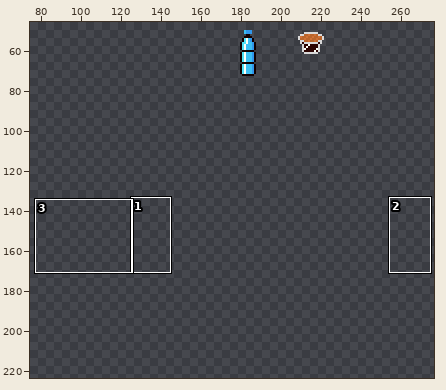
Pixel-art file -- Assets/myAesprite/Cafe_MainMap-export.aseprite. The first picture is a wide view before the edit; the outline marks the close-up.
Close-up. Before:
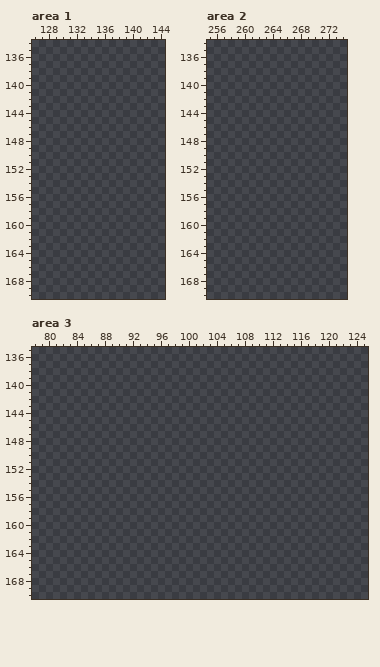
384x256 pixels, 1 frame. Colours within 5 levels of each other are drawn and written as one. Shown: area 1: x 126..144, y 134..170; area 2: x 255..274, y 134..170; area 3: x 78..125, y 135..170. The wide view leaves out empty margins. The commit also changed other parts of the picture, which this record leaves out.
Visible layers, top first: "Item_Espresso", "Item_Water".
Palette (. is transparent): 
New version:
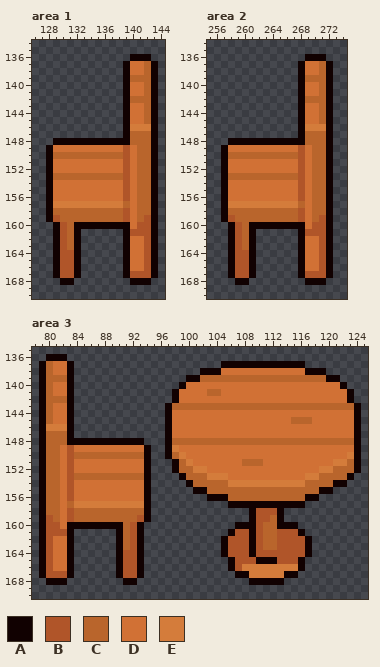
Colours new in this view: A #110101  B #b05529  C #b9652c  D #d17135  E #d47c3b
The exact change:
layer "Cafe_TableAndChair" now shown
Area 1, layer "Cafe_TableAndChair":
y 136: x 140..142 ... -> AAA
y 137..138: x 139..143 ..... -> ADDCA
y 139: x 139..143 ..... -> ACCCA
y 140..141: x 139..143 ..... -> ADDCA
y 142: x 139..143 ..... -> ACCCA
y 143..145: x 139..143 ..... -> ADDCA
y 146: x 139..143 ..... -> AEEEA
y 147: x 139..143 ..... -> ACCCA
y 148: x 129..143 ............... -> AAAAAAAAAAACCCA
y 149: x 128..143 ................ -> ADDDDDDDDDDBDCCA
y 150: x 128..143 ................ -> ACCCCCCCCCCBDCCA
y 151..152: x 128..143 ................ -> ADDDDDDDDDDBDCCA
y 153: x 128..143 ................ -> ACCCCCCCCCCBDCCA
y 154..156: x 128..143 ................ -> ADDDDDDDDDDBDCCA
y 157: x 128..143 ................ -> AEEEEEEEEEECDCCA
y 158: x 128..143 ................ -> ACCCCCCCCCCBDCCA
y 159: x 128..143 ................ -> ABCCCCCCCCCBDCBA
y 160: x 129..143 ............... -> ABCAAAAAAAADBBA
y 161: x 129..132 .... -> ABCA; x 139..143 ..... -> ABBBA
y 162..163: x 129..132 .... -> ABCA; x 139..143 ..... -> ADDBA
y 164..166: x 129..132 .... -> ABBA; x 139..143 ..... -> ADDBA
y 167: x 129..132 .... -> ABBA; x 139..143 ..... -> ABBBA
y 168: x 130..131 .. -> AA; x 140..142 ... -> AAA
Area 2, layer "Cafe_TableAndChair":
y 136: x 269..271 ... -> AAA
y 137..138: x 268..272 ..... -> ADDCA
y 139: x 268..272 ..... -> ACCCA
y 140..141: x 268..272 ..... -> ADDCA
y 142: x 268..272 ..... -> ACCCA
y 143..145: x 268..272 ..... -> ADDCA
y 146: x 268..272 ..... -> AEEEA
y 147: x 268..272 ..... -> ACCCA
y 148: x 258..272 ............... -> AAAAAAAAAAACCCA
y 149: x 257..272 ................ -> ADDDDDDDDDDBDCCA
y 150: x 257..272 ................ -> ACCCCCCCCCCBDCCA
y 151..152: x 257..272 ................ -> ADDDDDDDDDDBDCCA
y 153: x 257..272 ................ -> ACCCCCCCCCCBDCCA
y 154..156: x 257..272 ................ -> ADDDDDDDDDDBDCCA
y 157: x 257..272 ................ -> AEEEEEEEEEECDCCA
y 158: x 257..272 ................ -> ACCCCCCCCCCBDCCA
y 159: x 257..272 ................ -> ABCCCCCCCCCBDCBA
y 160: x 258..272 ............... -> ABCAAAAAAAADBBA
y 161: x 258..261 .... -> ABCA; x 268..272 ..... -> ABBBA
y 162..163: x 258..261 .... -> ABCA; x 268..272 ..... -> ADDBA
y 164..166: x 258..261 .... -> ABBA; x 268..272 ..... -> ADDBA
y 167: x 258..261 .... -> ABBA; x 268..272 ..... -> ABBBA
y 168: x 259..260 .. -> AA; x 269..271 ... -> AAA
Area 3, layer "Cafe_TableAndChair":
y 136: x 80..82 ... -> AAA
y 137: x 79..83 ..... -> ACDDA; x 105..116 ............ -> AAAAAAAAAAAA
y 138: x 79..83 ..... -> ACDDA; x 102..119 .................. -> AAADDDDDDDDDDDDAAA
y 139: x 79..83 ..... -> ACCCA; x 100..121 ...................... -> AACCCCCCCCCCCCCCCCCCAA
y 140: x 79..83 ..... -> ACDDA; x 99..122 ........................ -> ADDDDDDDDDDDDDDDDDDDDDDA
y 141: x 79..83 ..... -> ACDDA; x 98..123 .......................... -> ADDDDCCDDDDDDDDDDDDDDDDDDA
y 142: x 79..83 ..... -> ACCCA; x 98..123 .......................... -> ADDDDDDDDDDDDDDDDDDDDDDDDA
y 143: x 79..83 ..... -> ACDDA; x 97..124 ............................ -> ACCCCCCCCCCCCCCCCCCCCCCCCCCA
y 144: x 79..83 ..... -> ACDDA; x 97..124 ............................ -> ADDDDDDDDDDDDDDDDDDDDDDDDDDA
y 145: x 79..83 ..... -> ACDDA; x 97..124 ............................ -> ADDDDDDDDDDDDDDDDDCCCDDDDDDA
y 146: x 79..83 ..... -> AEEEA; x 97..124 ............................ -> ADDDDDDDDDDDDDDDDDDDDDDDDDDA
y 147: x 79..83 ..... -> ACCCA; x 97..124 ............................ -> ADDDDDDDDDDDDDDDDDDDDDDDDDDA
y 148: x 79..93 ............... -> ACCCAAAAAAAAAAA; x 97..124 ............................ -> ACCCCCCCCCCCCCCCCCCCCCCCCCCA
y 149: x 79..94 ................ -> ACCDBDDDDDDDDDDA; x 97..124 ............................ -> AEDDDDDDDDDDDDDDDDDDDDDDDDDA
y 150: x 79..94 ................ -> ACCDBCCCCCCCCCCA; x 97..124 ............................ -> ACEDDDDDDDDDDDDDDDDDDDDDDDEA
y 151: x 79..94 ................ -> ACCDBDDDDDDDDDDA; x 98..124 ........................... -> ACEDDDDDDDCCCDDDDDDDDDDEECA
y 152: x 79..94 ................ -> ACCDBDDDDDDDDDDA; x 98..124 ........................... -> ACCEEDDDDDDDDDDDDDDDDEECCCA
y 153: x 79..94 ................ -> ACCDBCCCCCCCCCCA; x 99..123 ......................... -> ACCCEEEDDDDDDDDDDDEECCCCA
y 154: x 79..94 ................ -> ACCDBDDDDDDDDDDA; x 100..122 ....................... -> ACCCCCEEEEEEEEEEECCCCAA
y 155: x 79..94 ................ -> ACCDBDDDDDDDDDDA; x 101..120 .................... -> AACCCCCCCCCCCCCCCCAA
y 156: x 79..94 ................ -> ACCDBDDDDDDDDDDA; x 103..118 ................ -> AAACCCCCCCCCCCAA
y 157: x 79..94 ................ -> ACCDCEEEEEEEEEEA; x 106..116 ........... -> AAAAAAAAAAA
y 158: x 79..94 ................ -> ACCDBCCCCCCCCCCA; x 109..113 ..... -> ABBBA
y 159: x 79..94 ................ -> ABCDBCCCCCCCCCBA; x 109..113 ..... -> ABBCA
y 160: x 79..93 ............... -> ABBDAAAAAAAACBA; x 107..115 ......... -> AAABCCAAA
y 161: x 79..83 ..... -> ABBBA; x 90..93 .... -> ACBA; x 106..116 ........... -> ABBABCCBBBA
y 162..163: x 79..83 ..... -> ABDDA; x 90..93 .... -> ACBA; x 105..117 ............. -> ABBBABCCBBBBA
y 164: x 79..83 ..... -> ABDDA; x 90..93 .... -> ABBA; x 105..117 ............. -> ABBBABBBBBBBA
y 165: x 79..83 ..... -> ABDDA; x 90..93 .... -> ABBA; x 106..116 ........... -> ABBBAAABBBA
y 166: x 79..83 ..... -> ABDDA; x 90..93 .... -> ABBA; x 106..116 ........... -> ABEEEEEEEEA
y 167: x 79..83 ..... -> ABBBA; x 90..93 .... -> ABBA; x 107..115 ......... -> AAEEEEEAA
y 168: x 80..82 ... -> AAA; x 91..92 .. -> AA; x 109..113 ..... -> AAAAA
